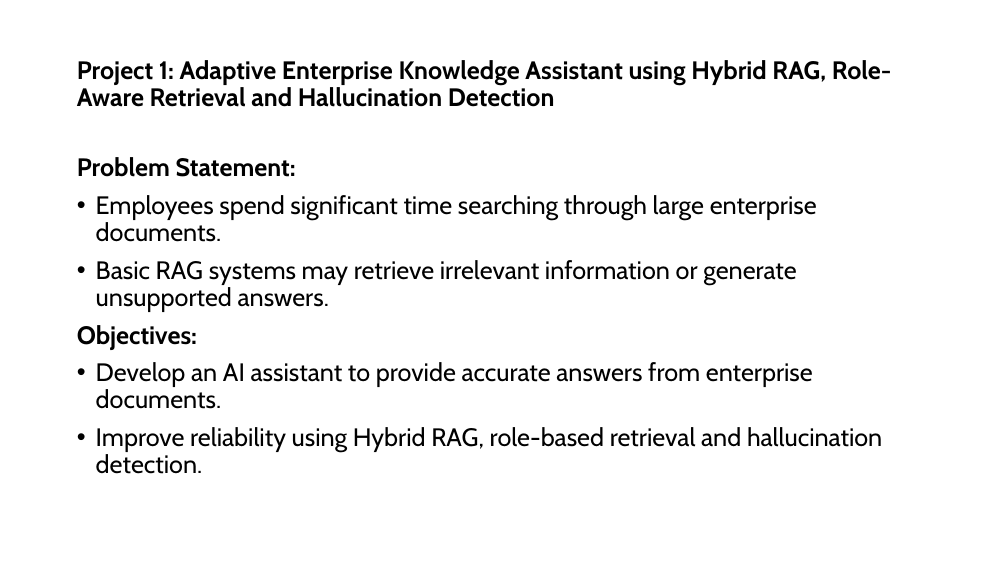
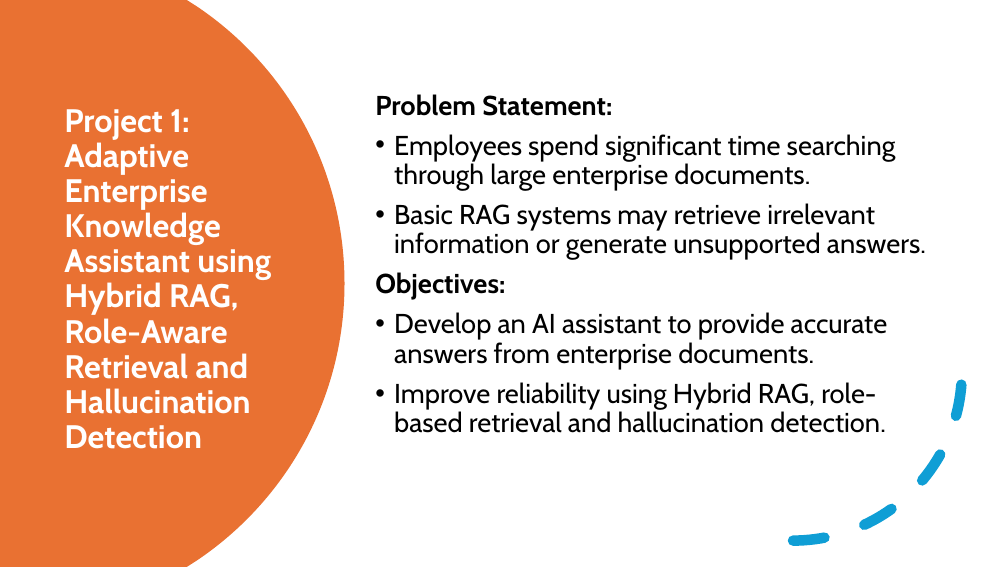
Before and after one commit to Sushma0208/T9936_VITV_Pokala-Sushma, a slide deck: slide 2 of T9936_VITV_Pokala Sushma.pptx. Drawn at 1008x567 pixels with LibreOffice and Linux fonts; fonts in the diff are those of the drawing. Boxes give left, top, right and bottom in pixels: in the first picture for what was removed or moved away, otherwise in the second. Text is boxed around its words. In the diff, an @@ line names an element or a change of style, - is before the commit and + after.

```diff
--- a/T9936_VITV_Pokala Sushma.pptx
+++ b/T9936_VITV_Pokala Sushma.pptx
@@ freeform shape added at (0,0,345,567), fill #E97132 @@
@@ text "Problem Statement:": place and size @@
-text "Problem Statement:" at (77,157,882,474)
+text "Problem Statement:" at (375,94,926,433)
@@ text "Problem Statement:" at (375,94,926,433): size 24 to 26 pt; vertical alignment top to middle @@
@@ title "Project 1: Adaptive Enterprise Knowledge ...": place and size @@
-title "Project 1: Adaptive Enterprise Knowledge ..." at (77,60,891,107)
+title "Project 1: Adaptive Enterprise Knowledge ..." at (64,109,271,449)
@@ title "Project 1: Adaptive Enterprise Knowledge ..." at (64,109,271,449): size 24 to 31 pt, text colour #000000 to #FFFFFF @@
@@ arc (boxed as its full ellipse) added at (625,203,963,541), outline #0F9ED5 10 pt dashed @@
```
Also in this commit, not shown: 6 other slides changed.
